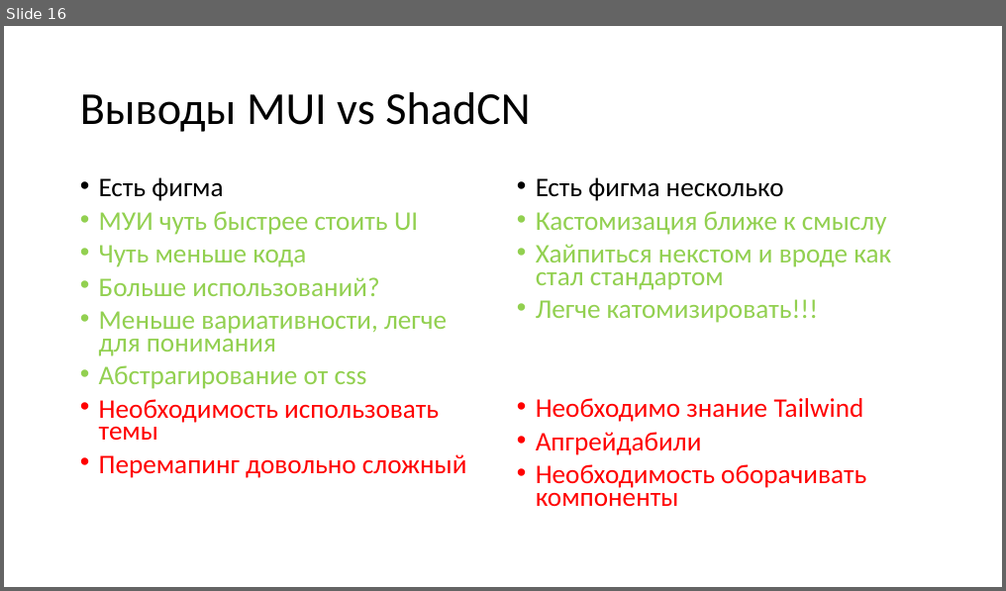
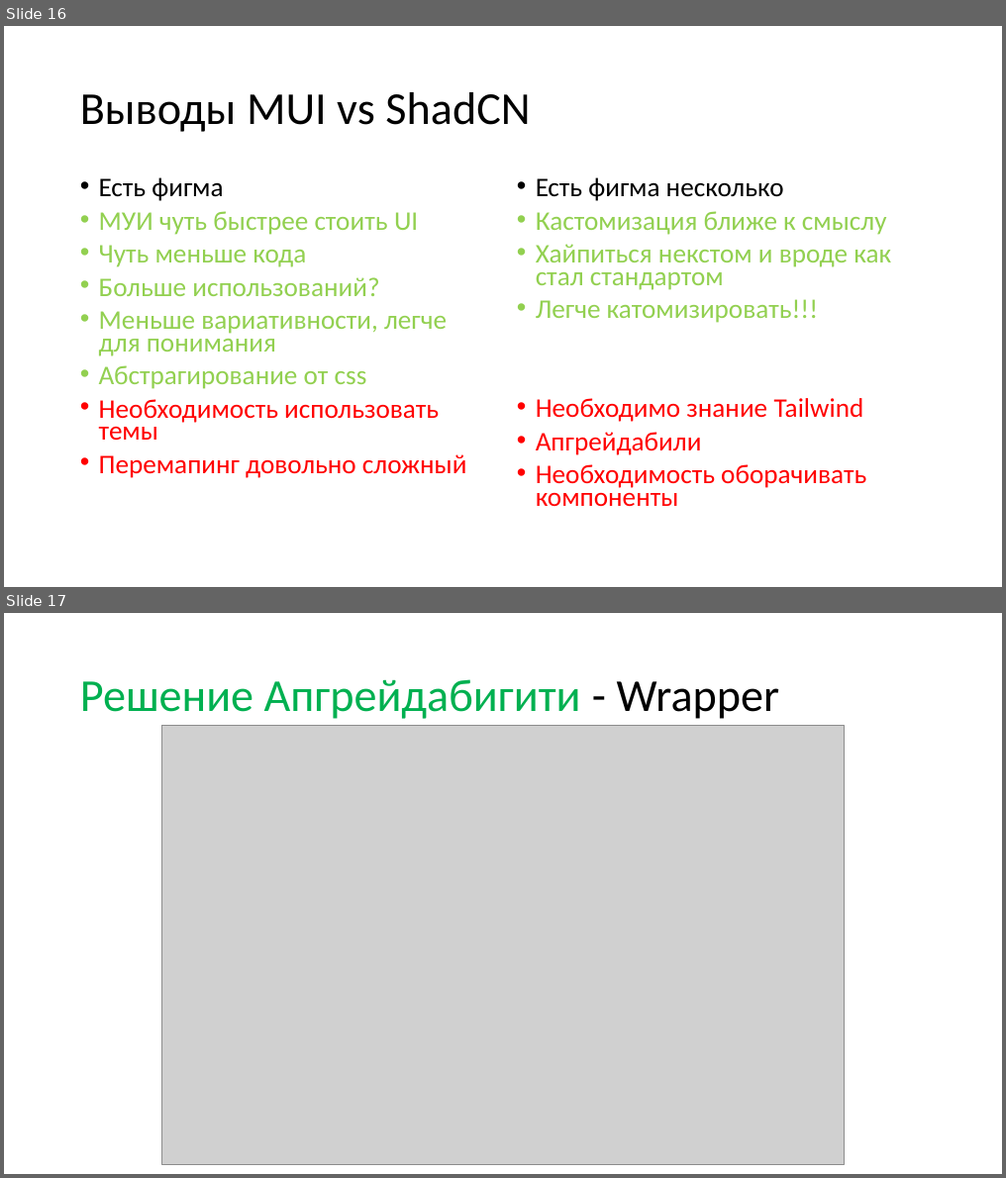
Before and after one commit to stswoon/customize-ui-check, a slide deck: ShadCn VS MUI.pptx. Shown one above the other, each under a label of ours: slide 16 before the commit, slides 16 and 17 after it. The pictures are 1006x591 and 1006x1178 pixels, drawn with LibreOffice and Linux fonts; fonts in the diff are those of the drawing; grey boxes stand for pictures. Boxes give left, top, right and bottom in pixels: in the first picture for what was removed or moved away, otherwise in the second. Text is boxed around its words. In the diff, an @@ line names an element or a change of style, - is before the commit and + after.

Commit message:
finish - upgradability solved

```diff
--- a/ShadCn VS MUI.pptx
+++ b/ShadCn VS MUI.pptx
@@ slide 17 added at [4,613,1002,1174], background #FFFFFF @@
@@ title added at [80,679,780,719], 44 pt, text #00B050 @@
+Решение Апгрейдабигити - Wrapper
@@ picture added at [162,725,844,1164] @@
```
